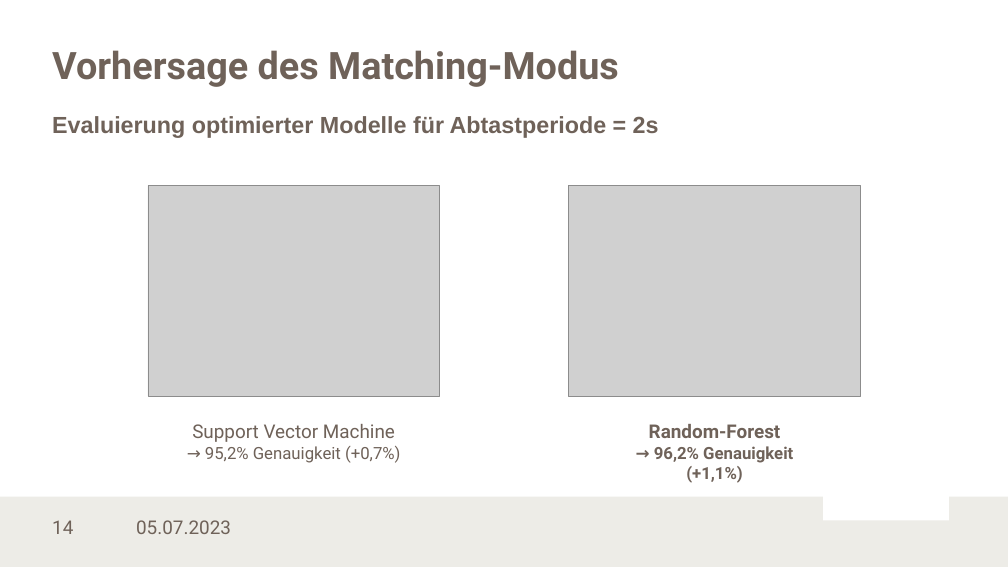
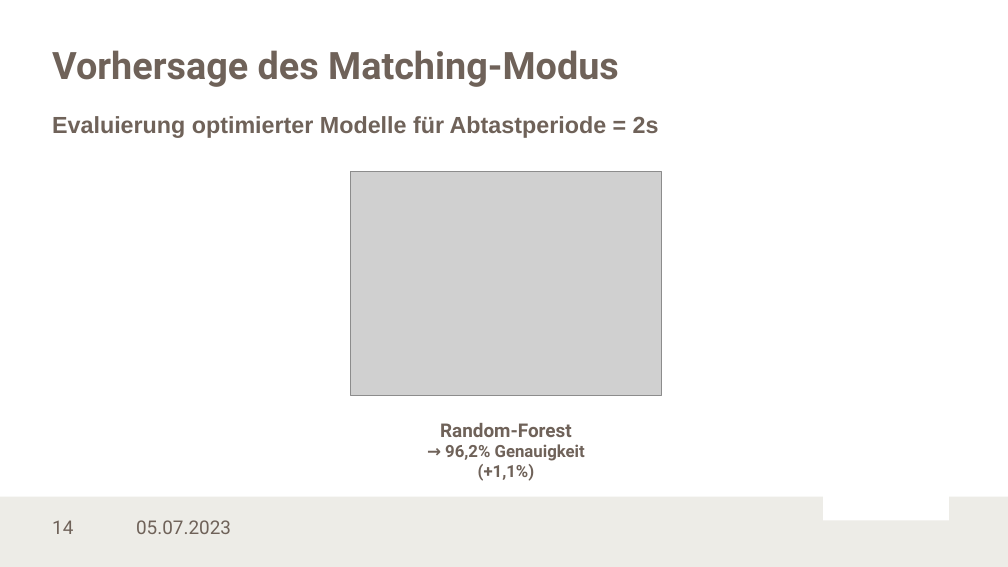
Before and after one commit to LennartKoepper/Bachelor-Thesis, a slide deck: slide 14 of Seminar/Bachelorseminar_02-07-2023.pptx. Drawn at 1008x567 pixels with LibreOffice and Linux fonts; fonts in the diff are those of the drawing; grey boxes stand for pictures; background and template pictures are left out. Boxes give left, top, right and bottom in pixels: in the first picture for what was removed or moved away, otherwise in the second. Text is boxed around its words. In the diff, an @@ line names an element or a change of style, - is before the commit and + after.

```diff
--- a/Seminar/Bachelorseminar_02-07-2023.pptx
+++ b/Seminar/Bachelorseminar_02-07-2023.pptx
@@ picture: place and size @@
-picture at box(569, 186, 861, 396)
+picture at box(351, 172, 662, 395)
@@ picture removed at box(148, 186, 440, 396) @@
@@ text "Random-Forest": place and size @@
-text "Random-Forest" at box(649, 424, 793, 483)
+text "Random-Forest" at box(440, 423, 585, 481)
@@ text removed at box(192, 424, 400, 463) @@
-Support Vector Machine
-→ 95,2% Genauigkeit (+0,7%)
```
Also in this commit, not shown: 10 other slides changed.
